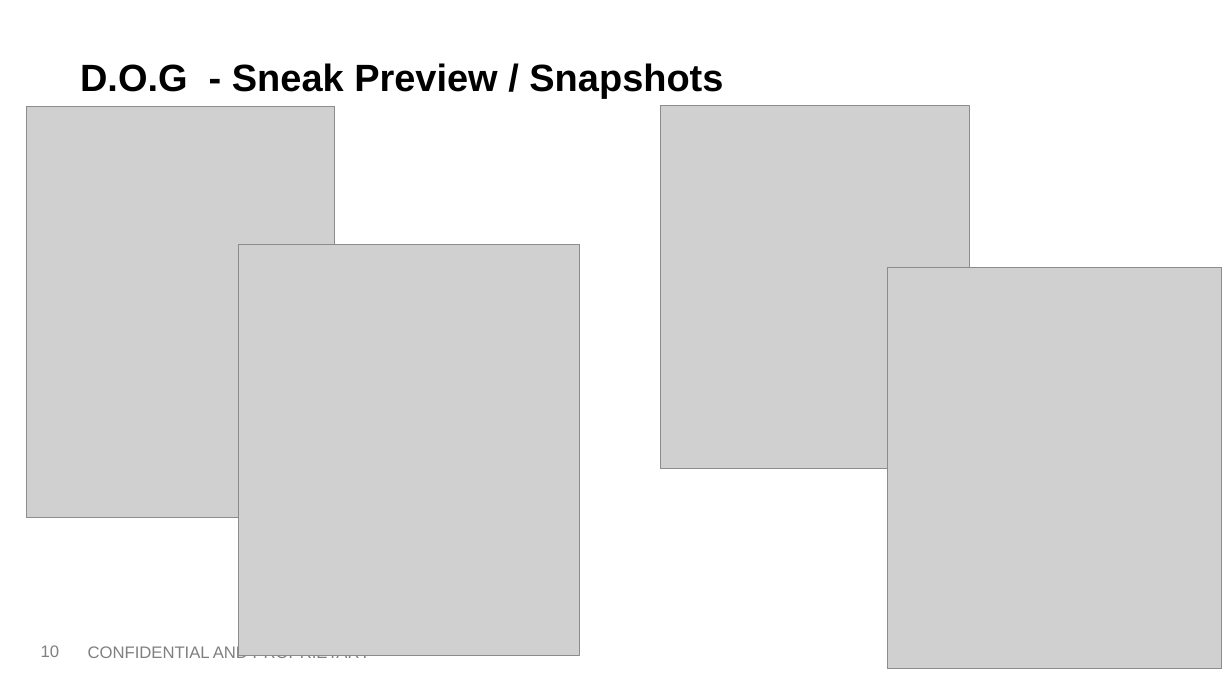
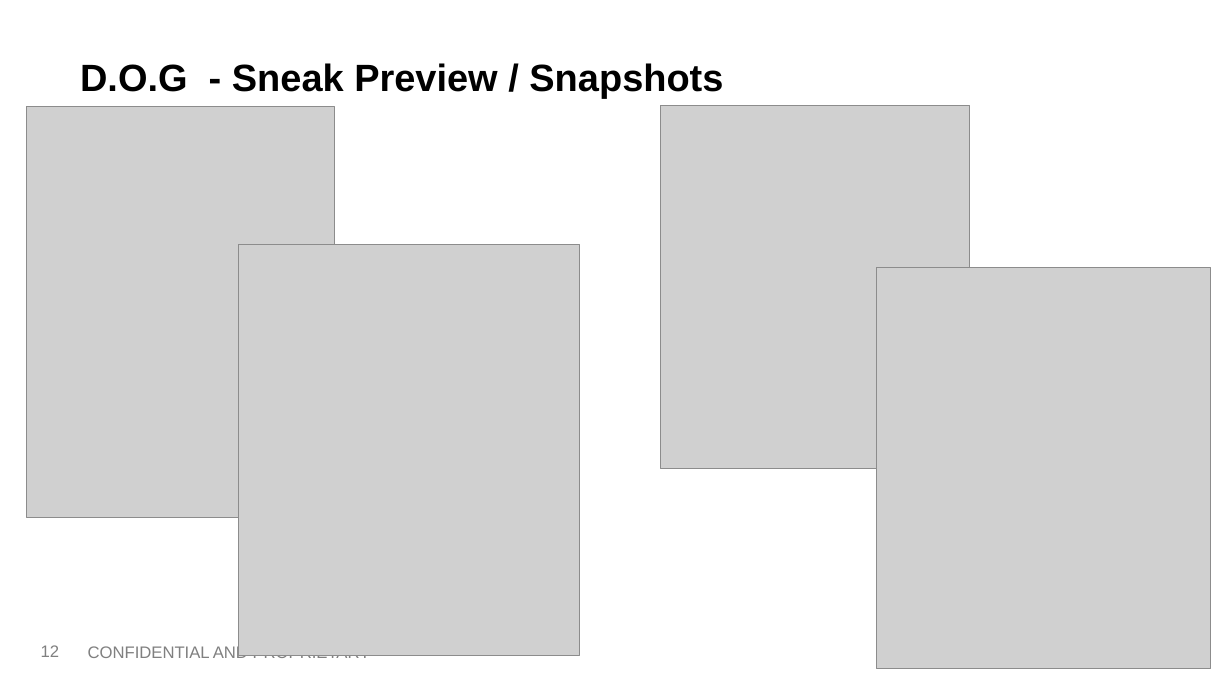
Before and after one commit to softwaresunleashed/dog, a slide deck: slide 13 of demo_artifacts/DOG-DebugOnGo.pptx (slide 11 before the commit). Drawn at 1232x693 pixels with LibreOffice and Linux fonts; fonts in the diff are those of the drawing; grey boxes stand for pictures. Boxes give left, top, right and bottom in pixels: in the first picture for what was removed or moved away, otherwise in the second. Text is boxed around its words. In the diff, an @@ line names an element or a change of style, - is before the commit and + after.

```diff
--- a/demo_artifacts/DOG-DebugOnGo.pptx
+++ b/demo_artifacts/DOG-DebugOnGo.pptx
@@ picture: place and size @@
-picture at (887, 267, 1222, 669)
+picture at (877, 267, 1212, 669)
@@ page number at (41, 645, 60, 657): text changed @@
-10
+12
```
Also in this commit, not shown: 2 other slides changed, 3 slides added.
